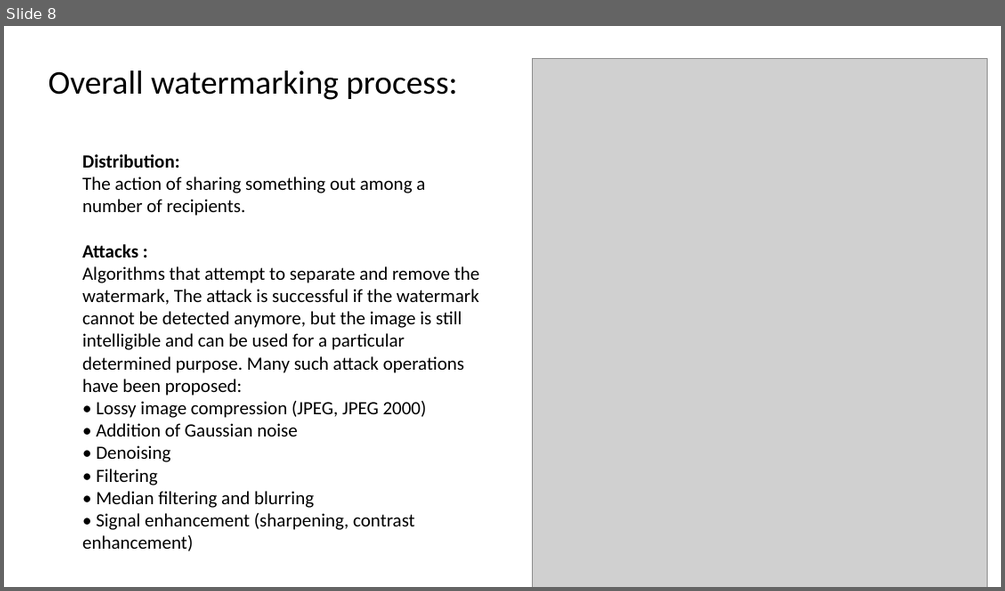
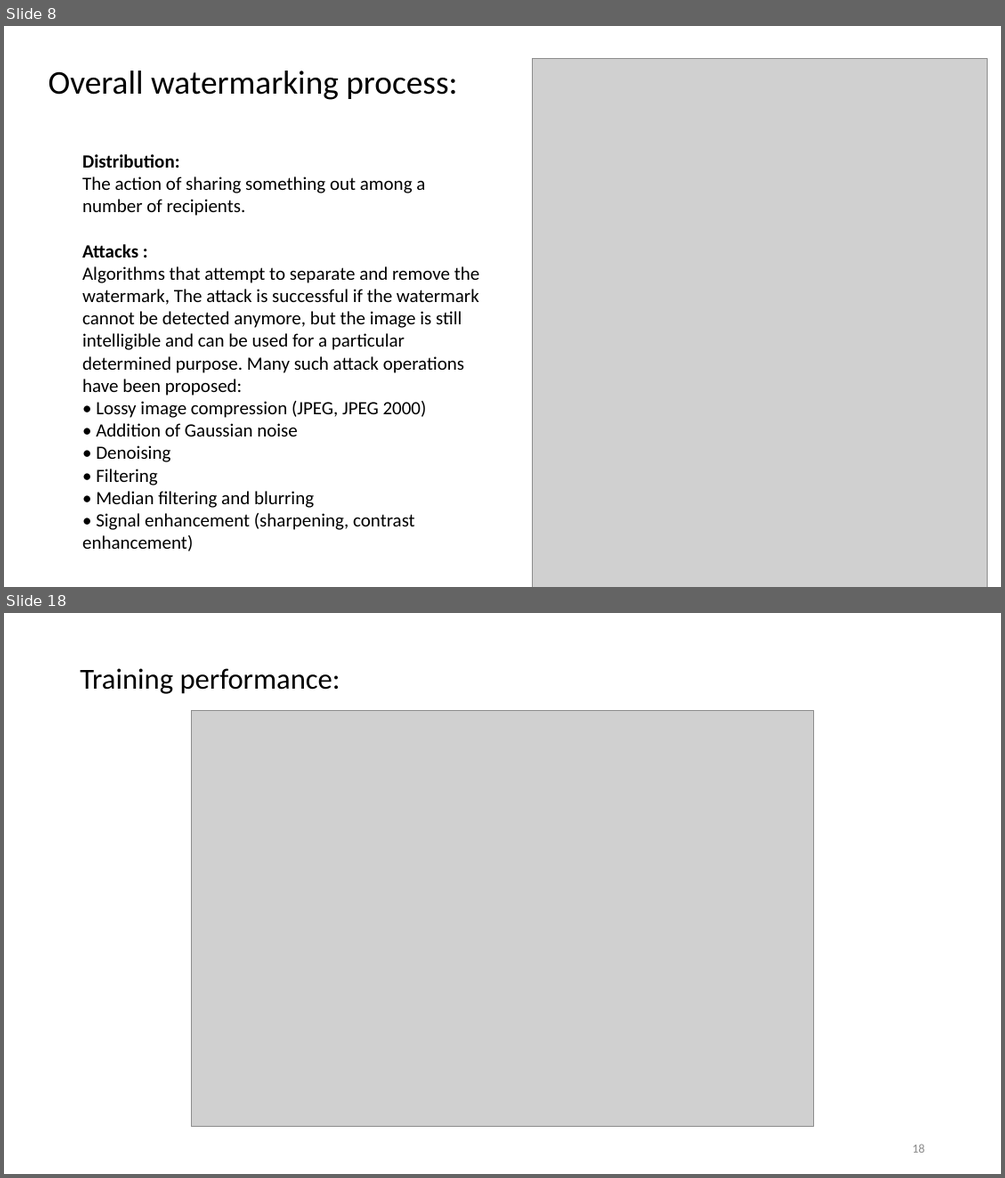
Before and after one commit to wadiemendja/watermarkNN, a slide deck: Presentation.pptx. Shown one above the other, each under a label of ours: slide 8 before the commit, slides 8 and 18 after it; the slides between them are not shown. The pictures are 1005x591 and 1005x1178 pixels, drawn with LibreOffice and Linux fonts; fonts in the diff are those of the drawing; grey boxes stand for pictures. Boxes give left, top, right and bottom in pixels: in the first picture for what was removed or moved away, otherwise in the second. Text is boxed around its words. In the diff, an @@ line names an element or a change of style, - is before the commit and + after.

```diff
--- a/Presentation.pptx
+++ b/Presentation.pptx
@@ slide 18 added at box(4, 613, 1001, 1174), background #FFFFFF @@
@@ text added at box(80, 668, 340, 694), 28 pt, text #000000 @@
+Training performance:
@@ picture added at box(192, 711, 814, 1127) @@
@@ page number added at box(912, 1143, 924, 1152), 12 pt, text #8C8C8C @@
+18
```
Also in this commit, not shown: 5 slides changed, 9 other slides added, 5 slides removed.
